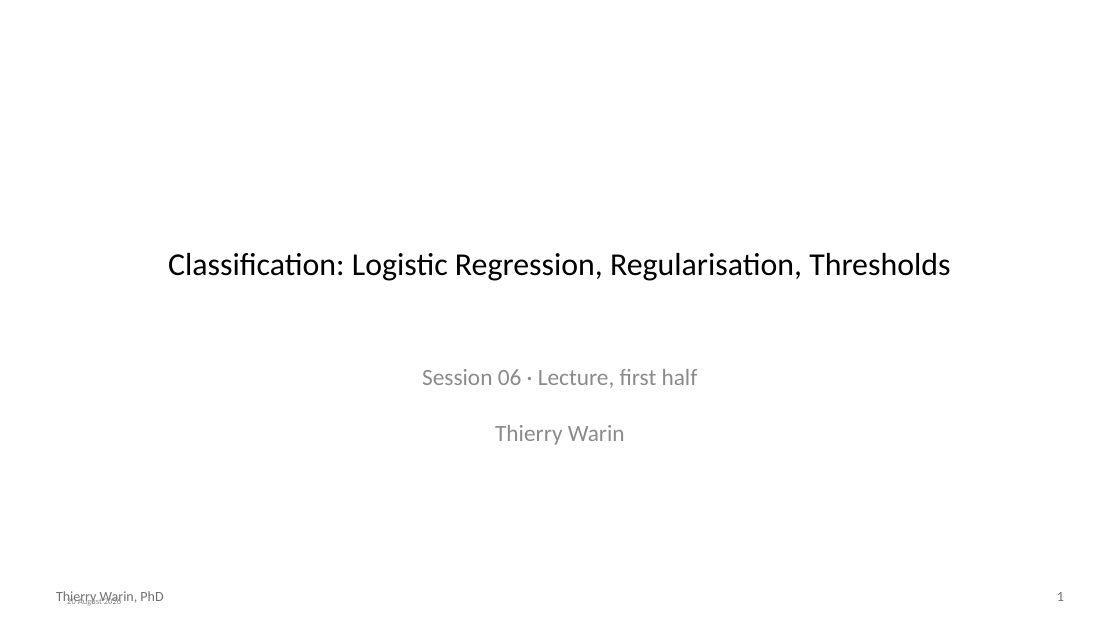
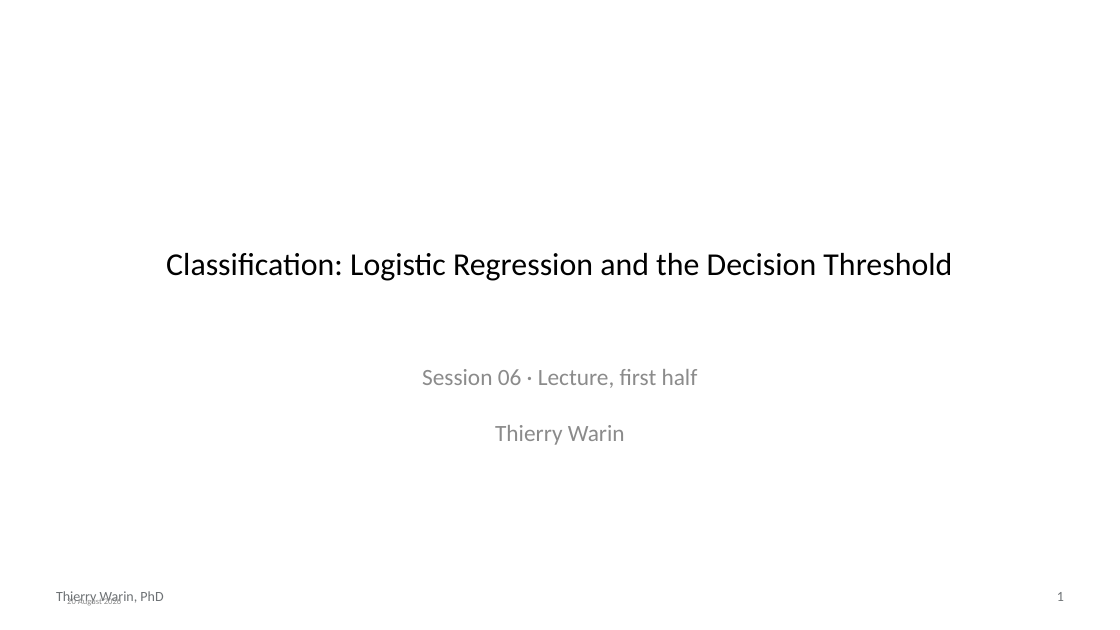
Before and after one commit to warint/quantitative-methods, a slide deck: slide 1 of 06-classification-logistic-and-penalised/slides.pptx. Drawn at 1120x630 pixels with LibreOffice and Linux fonts; fonts in the diff are those of the drawing. Boxes give left, top, right and bottom in pixels: in the first picture for what was removed or moved away, otherwise in the second. Text is boxed around its words. In the diff, an @@ line names an element or a change of style, - is before the commit and + after.

```diff
--- a/06-classification-logistic-and-penalised/slides.pptx
+++ b/06-classification-logistic-and-penalised/slides.pptx
@@ title at [166,253,952,281]: text changed @@
-Classification: Logistic Regression, Regularisation, Thresholds
+Classification: Logistic Regression and the Decision Threshold
```
Also in this commit, not shown: 5 other slides changed, 33 slides added, 28 slides removed, 1 other file.
